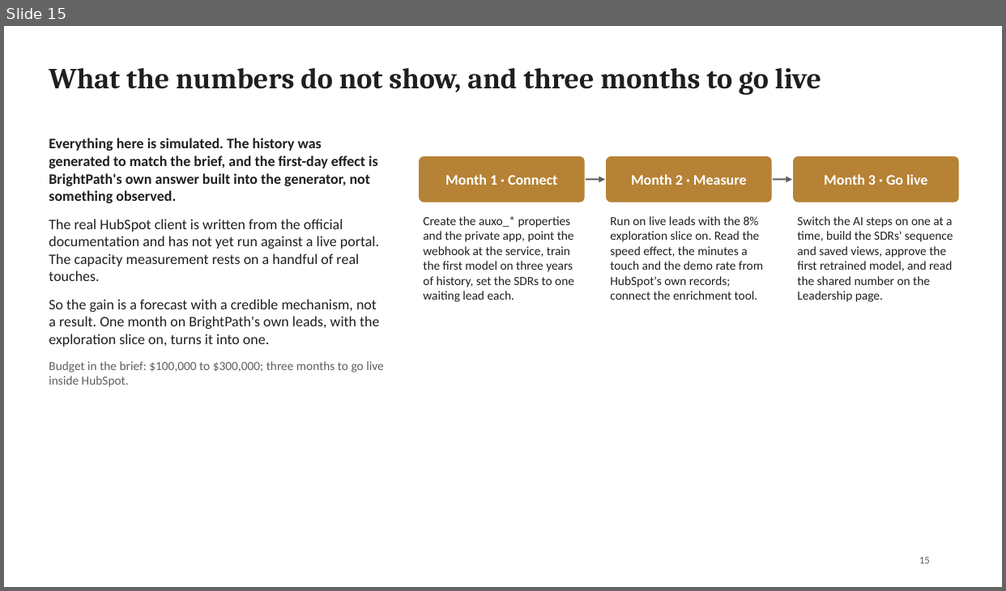
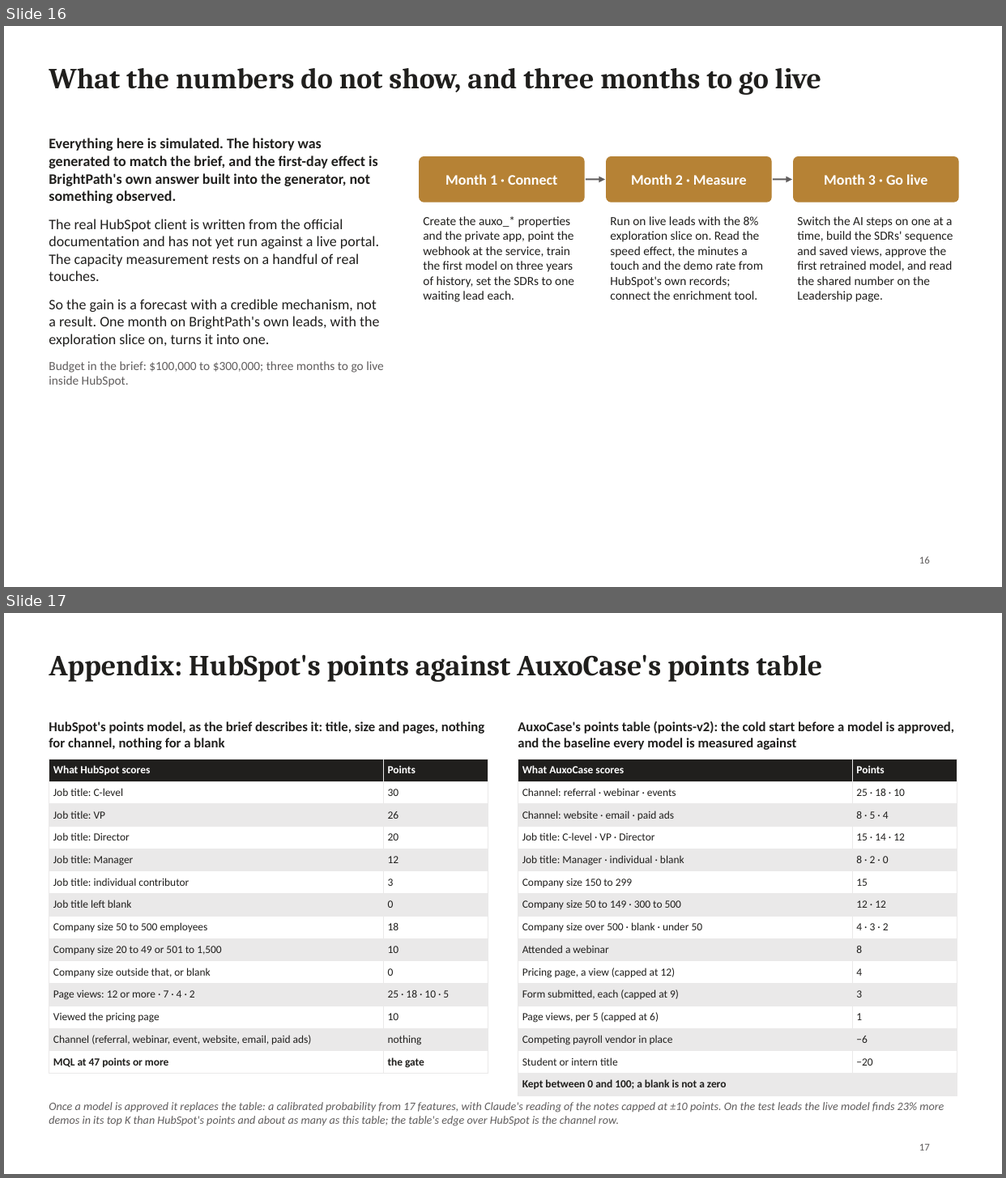
Before and after one commit to Ash1129/AuxoCase, a slide deck: docs/decks/AuxoCase-CEO-business-review.pptx. Shown one above the other, each under a label of ours: slide 15 before the commit, slides 16 and 17 after it. The pictures are 1006x591 and 1006x1178 pixels, drawn with LibreOffice and Linux fonts; fonts in the diff are those of the drawing. Boxes give left, top, right and bottom in pixels: in the first picture for what was removed or moved away, otherwise in the second. Text is boxed around its words. In the diff, an @@ line names an element or a change of style, - is before the commit and + after.

```diff
--- a/docs/decks/AuxoCase-CEO-business-review.pptx
+++ b/docs/decks/AuxoCase-CEO-business-review.pptx
@@ slide 17 added at bbox=[4, 613, 1002, 1174], background #FFFFFF @@
@@ title added at bbox=[49, 654, 823, 682], 28 pt, text #201F1D, bold @@
+Appendix: HubSpot's points against AuxoCase's points table
@@ text added at bbox=[49, 722, 484, 750], 13 pt, text #201F1D, bold @@
+HubSpot's points model, as the brief describes it: title, size and pages, nothing for channel, nothing for a blank
@@ text added at bbox=[518, 722, 954, 750], 13 pt, text #201F1D, bold @@
+AuxoCase's points table (points-v2): the cold start before a model is approved, and the baseline every model is measured against
@@ table added at bbox=[49, 759, 488, 1071], 14 rows, 2 columns @@
+What HubSpot scores | Points
+Job title: C-level | 30
+Job title: VP | 26
+Job title: Director | 20
+Job title: Manager | 12
+Job title: individual contributor | 3
+Job title left blank | 0
+Company size 50 to 500 employees | 18
+Company size 20 to 49 or 501 to 1,500 | 10
+Company size outside that, or blank | 0
+Page views: 12 or more · 7 · 4 · 2 | 25 · 18 · 10 · 5
+Viewed the pricing page | 10
+Channel (referral, webinar, event, website, email, paid ads) | nothing
+MQL at 47 points or more | the gate
@@ table added at bbox=[518, 759, 957, 1093], 15 rows, 2 columns @@
+What AuxoCase scores | Points
+Channel: referral · webinar · events | 25 · 18 · 10
+Channel: website · email · paid ads | 8 · 5 · 4
+Job title: C-level · VP · Director | 15 · 14 · 12
+Job title: Manager · individual · blank | 8 · 2 · 0
+Company size 150 to 299 | 15
+Company size 50 to 149 · 300 to 500 | 12 · 12
+Company size over 500 · blank · under 50 | 4 · 3 · 2
+Attended a webinar | 8
+Pricing page, a view (capped at 12) | 4
+Form submitted, each (capped at 9) | 3
+Page views, per 5 (capped at 6) | 1
+Competing payroll vendor in place | −6
+Student or intern title | −20
+Kept between 0 and 100; a blank is not a zero | 
@@ text added at bbox=[49, 1102, 944, 1127], 11 pt, text #605D5D, italic @@
+Once a model is approved it replaces the table: a calibrated probability from 17 features, with Claude's reading of the notes capped at ±10 points. On the test leads the live model finds 23% more demos in its top K than HubSpot's points and about as many as this table; the table's edge over HubSpot is the channel row.
@@ page number added at bbox=[919, 1144, 930, 1151], 10 pt, text #605D5D @@
+17
@@ what was slide 15 is now slide 16 @@
@@ page number at bbox=[919, 557, 930, 564]: text changed @@
-15
+16
```
Also in this commit, not shown: 2 slides changed, 1 other slide added, 3 other files.
